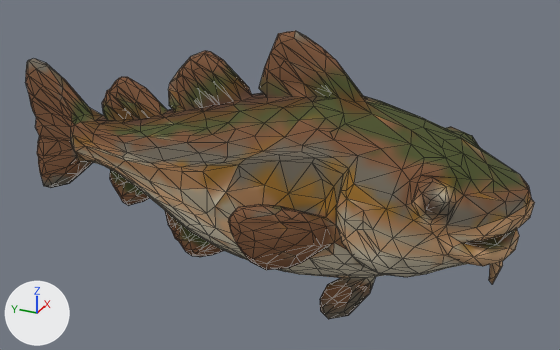
The glTF model public/models/fish-cod.glb as it was, and as the next commit left it.
Camera for both pictures: a 50 mm camera at (-1.172, -0.586, 0.568) aimed at (0.012, -0.053, -0.024). Arrows for +X, +Y and +Z are at lower left; the lights stay in place. The picture after the commit comes second. Mesh edges are drawn as thin lines. Where no turn or scale is listed for an object, it has been applied to the vertices. Vertices at exactly the same position are counted once.

Names of what the first picture shows: 'tripo_node_6b77a723-6e40-4f07-b949-047b7477c605'.
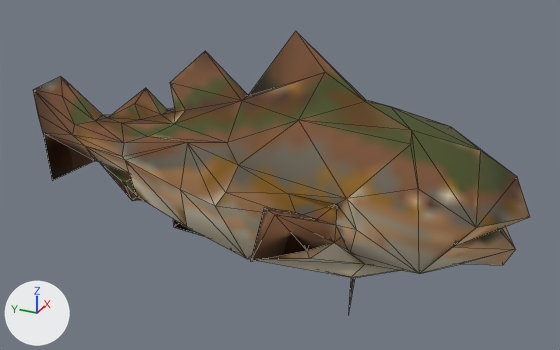
Where the newer file only moved an object's origin or applied its transform, the numbers keep the older frame.

The change in detail:
me_tripo_mesh_6b77a723_6e40_4f07_b949_047b7477c605 is used by ob_tripo_node_6b77a723_6e40_4f07_b949_047b7477c605; location (0.0, 0.0, 0.0).
me_tripo_mesh_6b77a723_6e40_4f07_b949_047b7477c605 had 1220 vertices, 2436 faces and spanned x -0.19..0.19, y -0.5..0.5, z -0.25..0.25.
me_tripo_mesh_6b77a723_6e40_4f07_b949_047b7477c605 now has 152 vertices, 298 faces and spans x -0.177..0.174, y -0.499..0.499, z -0.24..0.25.
me_tripo_mesh_6b77a723_6e40_4f07_b949_047b7477c605 part 1: 1068 vertices removed from x -0.19..0.19, y -0.5..0.5, z -0.25..0.243.

Location of each change, [x1, y1, x2, y2] in pixels of the pictures (560 x 350 px):
'tripo_node_6b77a723-6e40-4f07-b949-047b7477c605', reshaped
    before: [26, 31, 535, 319]
    after: [33, 31, 530, 313]
part 1 of me_tripo_mesh_6b77a723_6e40_4f07_b949_047b7477c605, deleted (brown)
    before: [26, 31, 535, 319]
